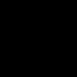
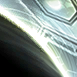
Before/after of a (77, 77) layered artwork. What changed in the layer stack:
showed "district_giga_frameworld_penrose", painted on it over bbox(0, 0, 77, 77)
